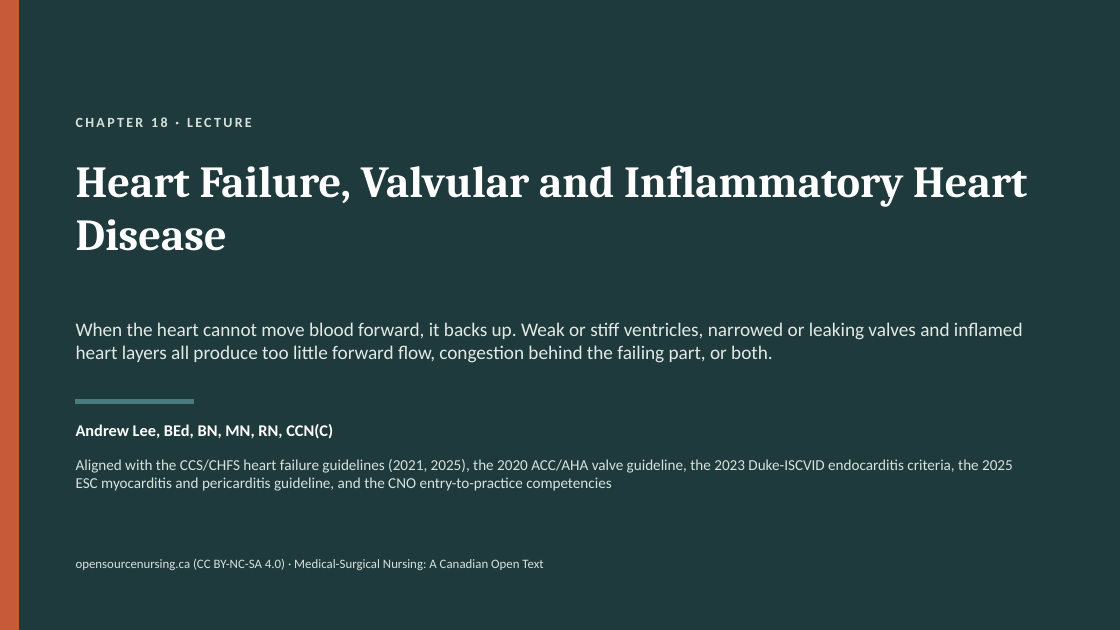
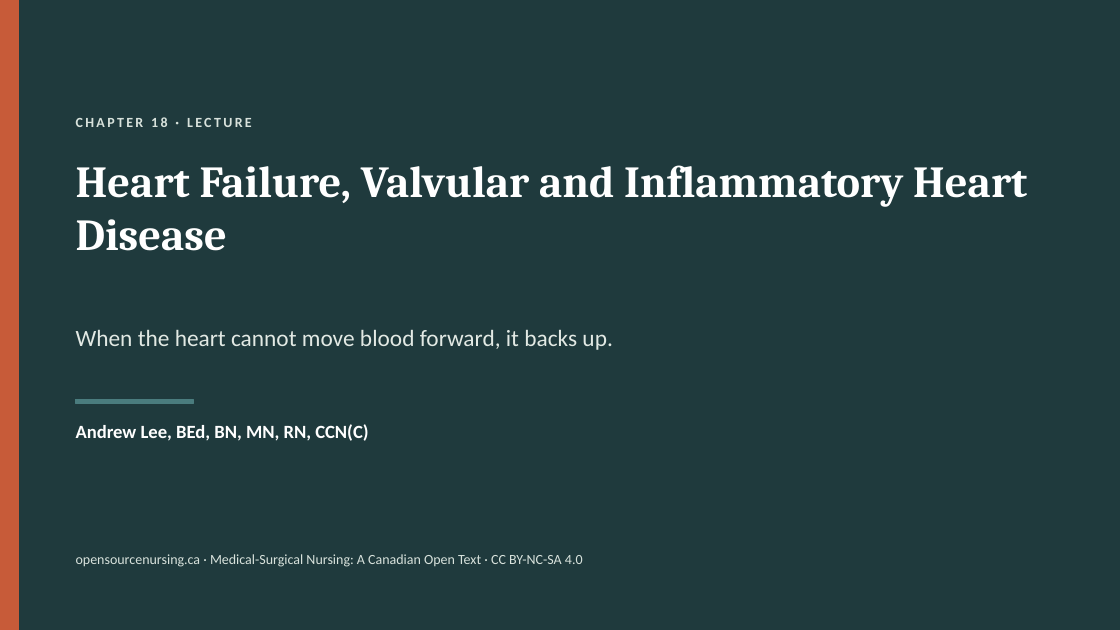
Before and after one commit to andrewleenl/opensourcenursing, a slide deck: slide 1 of Ch18_Heart_Failure_Valvular_and_Inflammatory_Heart_Disease_Lecture_Presentation.pptx. Drawn at 1120x630 pixels with LibreOffice and Linux fonts; fonts in the diff are those of the drawing. Boxes give left, top, right and bottom in pixels: in the first picture for what was removed or moved away, otherwise in the second. Text is boxed around its words. In the diff, an @@ line names an element or a change of style, - is before the commit and + after.

```diff
--- a/Ch18_Heart_Failure_Valvular_and_Inflammatory_Heart_Disease_Lecture_Presentation.pptx
+++ b/Ch18_Heart_Failure_Valvular_and_Inflammatory_Heart_Disease_Lecture_Presentation.pptx
@@ text at bbox=[76, 330, 612, 350]: text changed; size 16.5 to 20 pt @@
-When the heart cannot move blood forward, it backs up. Weak or stiff ventricles, narrowed or leaking valves and inflamed heart layers all produce too little forward flow, congestion behind the failing part, or both.
+When the heart cannot move blood forward, it backs up.
@@ text "Andrew Lee, BEd, BN, MN, ..." at bbox=[76, 424, 368, 441]: size 14 to 16 pt @@
@@ text removed at bbox=[76, 459, 1013, 491] @@
-Aligned with the CCS/CHFS heart failure guidelines (2021, 2025), the 2020 ACC/AHA valve guideline, the 2023 Duke-ISCVID endocarditis criteria, the 2025 ESC myocarditis and pericarditis guideline, and the CNO entry-to-practice competencies
@@ text at bbox=[76, 554, 583, 567]: text changed; size 11 to 12 pt @@
-opensourcenursing.ca (CC BY-NC-SA 4.0) · Medical-Surgical Nursing: A Canadian Open Text
+opensourcenursing.ca · Medical-Surgical Nursing: A Canadian Open Text · CC BY-NC-SA 4.0
```
Also in this commit, not shown: 5 other slides changed, 38 slides added, 44 slides removed, 1 other file.
